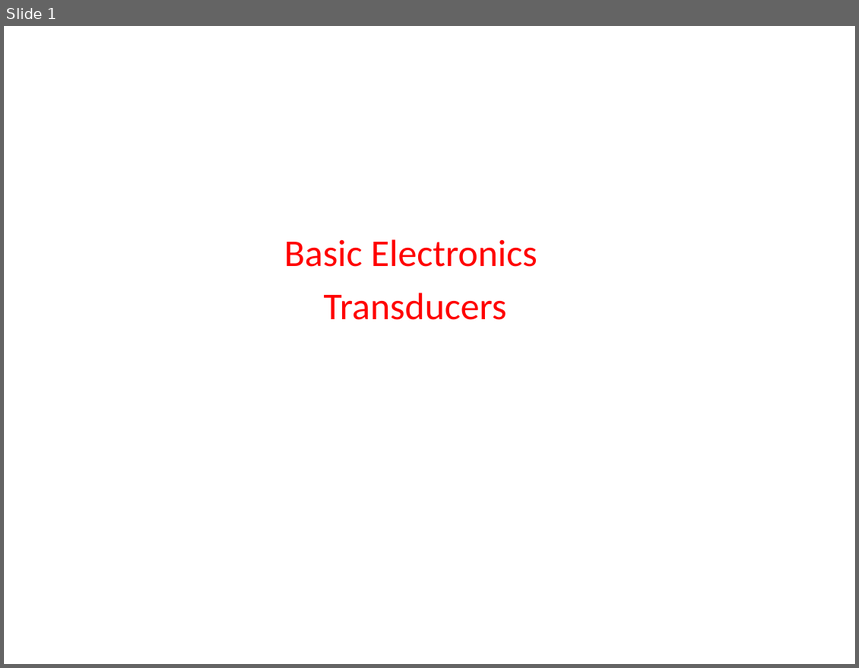
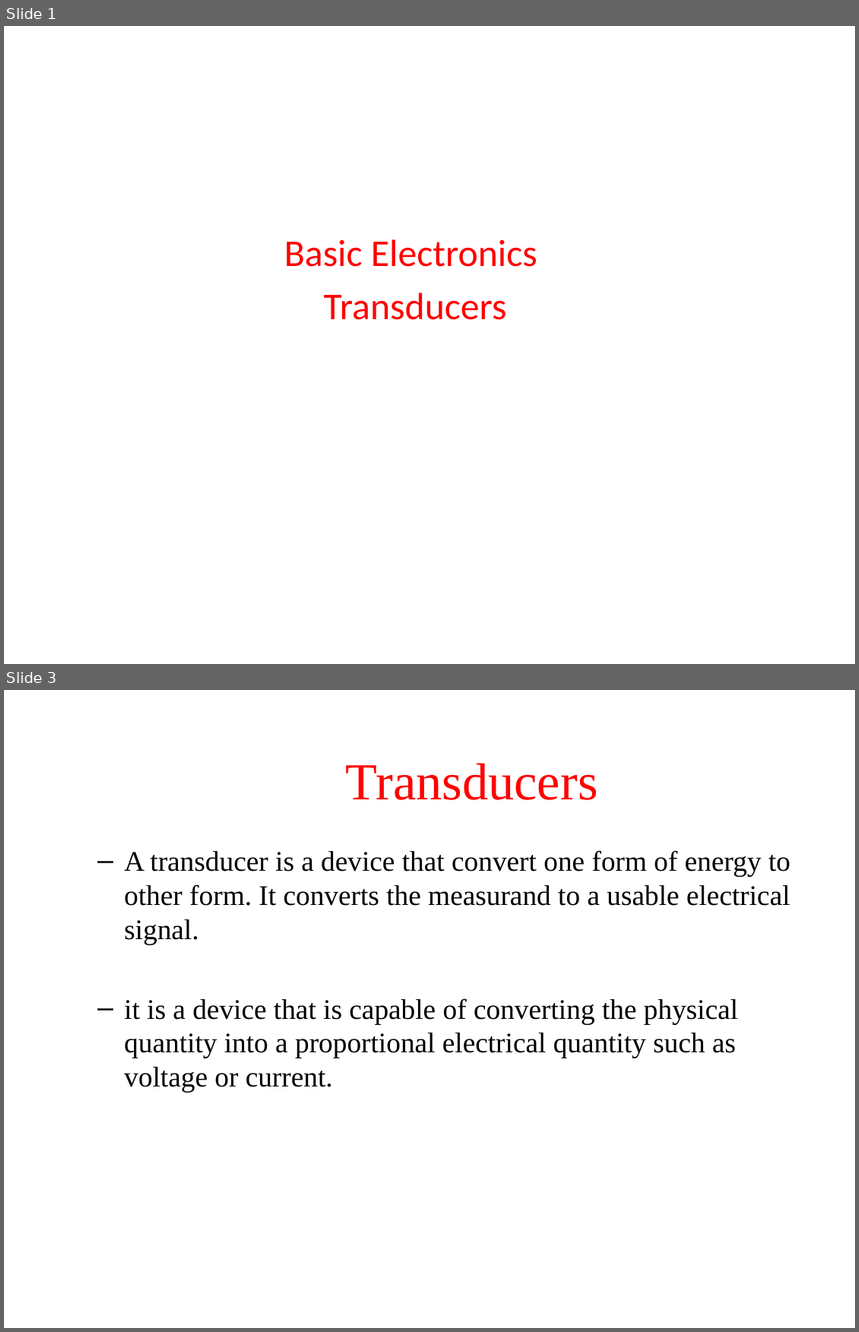
Before and after one commit to madhavirepe/Transducers, a slide deck: Transducers.pptx. Shown one above the other, each under a label of ours: slide 1 before the commit, slides 1 and 3 after it; the slides between them are not shown. The pictures are 859x668 and 859x1332 pixels, drawn with LibreOffice and Linux fonts; fonts in the diff are those of the drawing. Boxes give left, top, right and bottom in pixels: in the first picture for what was removed or moved away, otherwise in the second. Text is boxed around its words. In the diff, an @@ line names an element or a change of style, - is before the commit and + after.

```diff
--- a/Transducers.pptx
+++ b/Transducers.pptx
@@ slide 3 added at bbox=[4, 690, 855, 1328], background #FFFFFF @@
@@ title added at bbox=[346, 763, 598, 800], 44 pt, text #FF0000 @@
+Transducers
@@ text added at bbox=[124, 850, 791, 1092], 24 pt, text #000000 @@
+  – A transducer is a device that convert one form of energy to other form. It converts the measurand to a usable electrical signal.
+  – it is a device that is capable of converting the physical quantity into a proportional electrical quantity such as voltage or current.
```
Also in this commit, not shown: 21 other slides added.
